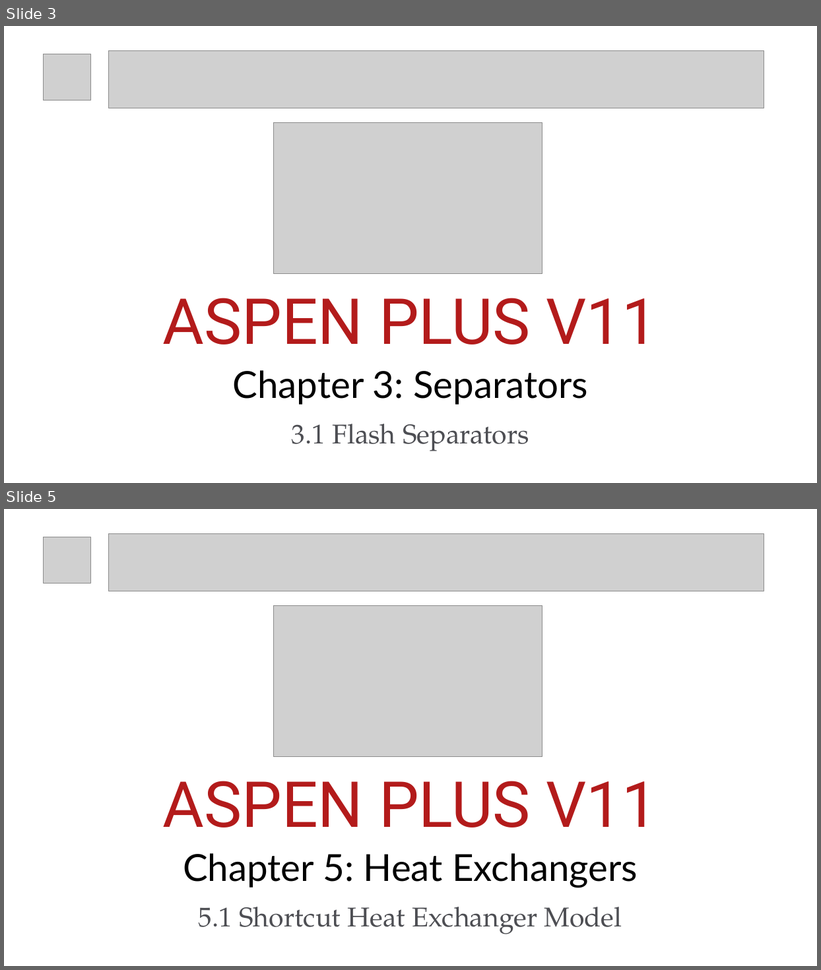
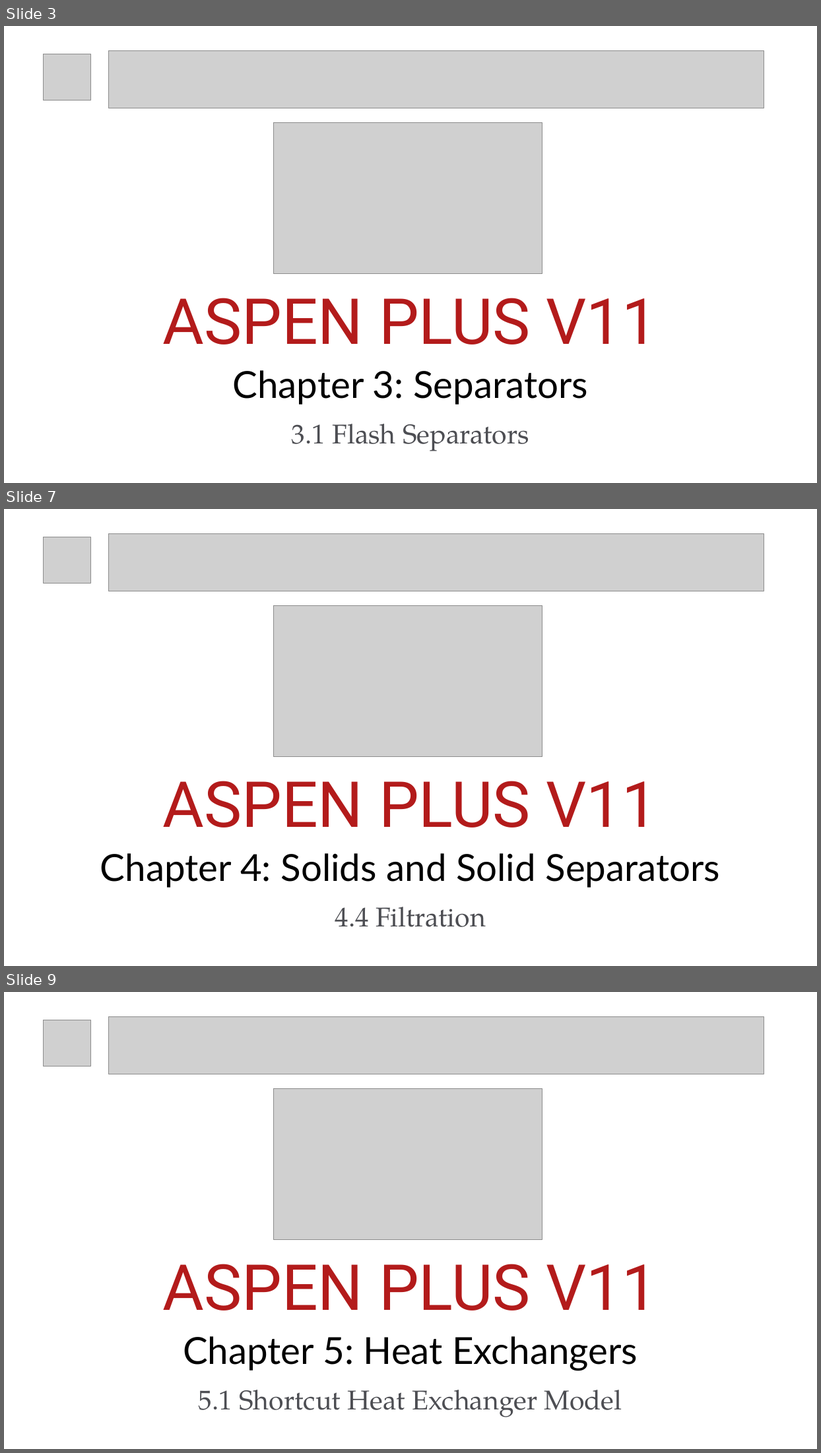
Before and after one commit to btanti/aspen-tutorials, a slide deck: Title Designs/Title Designs.pptx. Shown one above the other, each under a label of ours: slides 3 and 5 before the commit, slides 3, 7 and 9 after it; the slides between them are not shown. The pictures are 821x970 and 821x1453 pixels, drawn with LibreOffice and Linux fonts; fonts in the diff are those of the drawing; grey boxes stand for pictures. Boxes give left, top, right and bottom in pixels: in the first picture for what was removed or moved away, otherwise in the second. Text is boxed around its words. In the diff, an @@ line names an element or a change of style, - is before the commit and + after.

```diff
--- a/Title Designs/Title Designs.pptx
+++ b/Title Designs/Title Designs.pptx
@@ slide 7 added at [4, 509, 817, 966], background #FFFFFF @@
@@ picture added at [44, 537, 91, 584] @@
@@ picture added at [109, 533, 764, 591] @@
@@ picture added at [274, 606, 543, 757] @@
@@ text added at [163, 781, 658, 828], 75 pt, text #B31B1B @@
+ASPEN PLUS V11
@@ title added at [100, 854, 721, 888], 44 pt, text #000000 @@
+Chapter 4: Solids and Solid Separators
@@ text added at [335, 907, 486, 927], 32 pt, text #4D4E53 @@
+4.4 Filtration
@@ what was slide 5 is now slide 9 @@
```
Also in this commit, not shown: 1 slide changed, 3 other slides added, 8 other files.
